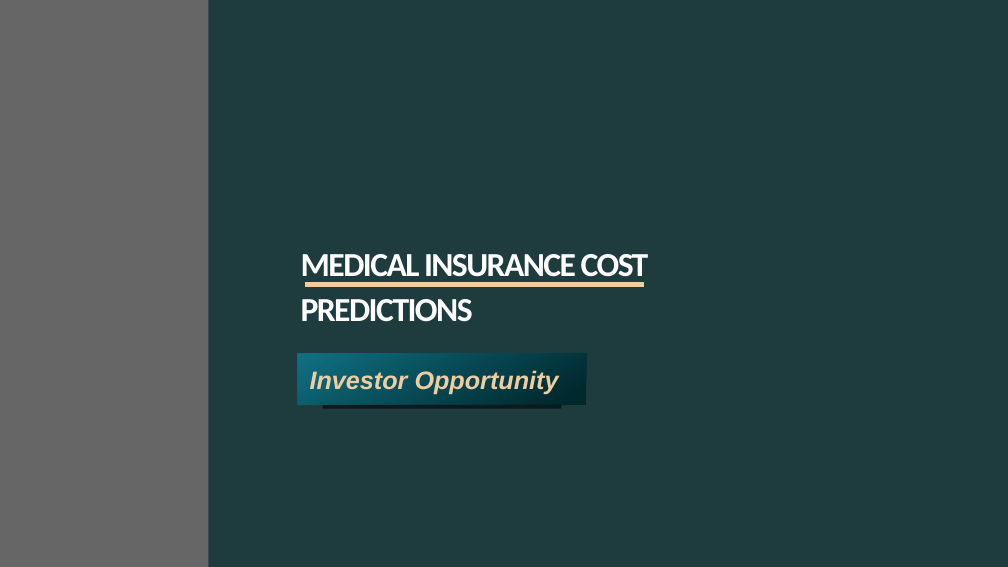
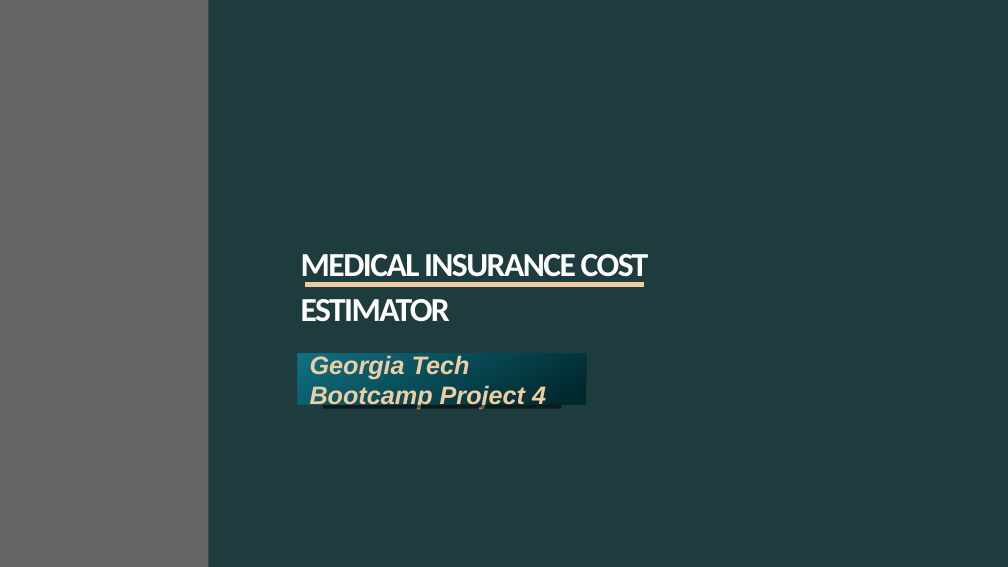
Before and after one commit to khutula/Medical-Insurance-Costs, a slide deck: slide 1 of documents/Medical Insurance Cost.pptx. Drawn at 1008x567 pixels with LibreOffice and Linux fonts; fonts in the diff are those of the drawing; background and template pictures are left out. Boxes give left, top, right and bottom in pixels: in the first picture for what was removed or moved away, otherwise in the second. Text is boxed around its words. In the diff, an @@ line names an element or a change of style, - is before the commit and + after.

```diff
--- a/documents/Medical Insurance Cost.pptx
+++ b/documents/Medical Insurance Cost.pptx
@@ title at <box>301,254,649,322</box>: text changed @@
-MEDICAL INSURANCE COST
-PREDICTIONS
+MEDICAL INSURANCE COST
+ESTIMATOR
@@ subtitle at <box>310,355,546,410</box>: text changed @@
-Investor Opportunity
+Georgia Tech Bootcamp Project 4
```
Also in this commit, not shown: 4 other slides changed, 10 slides added, 8 slides removed.
